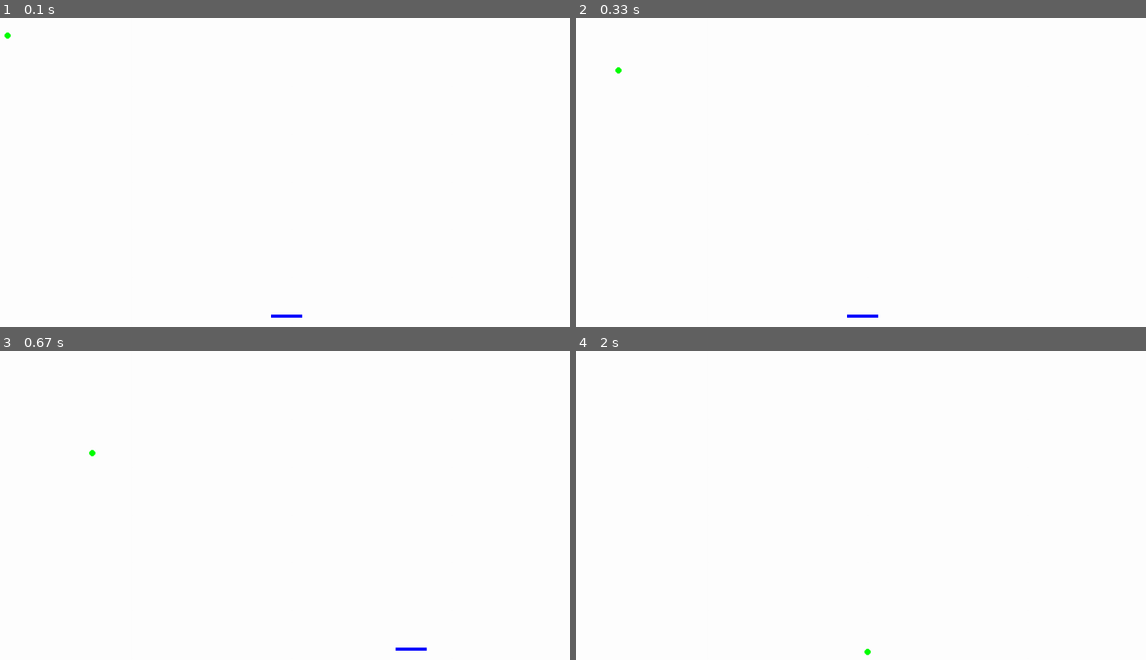
Above: before the commit, frames 1-4 (two rows, left to right).
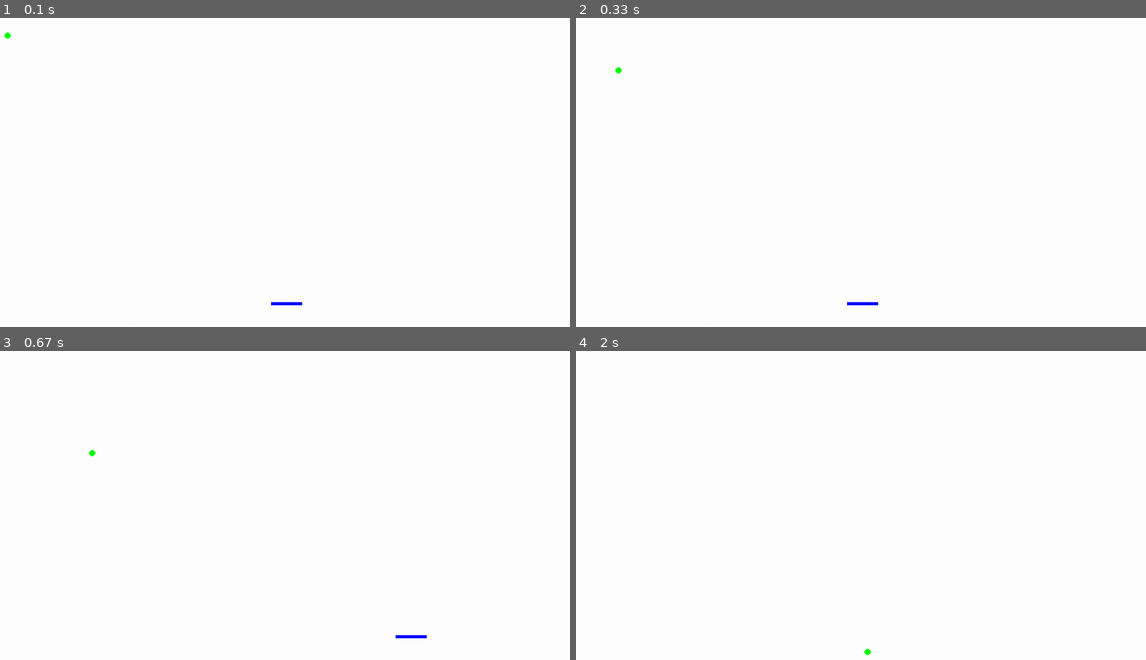
Above: after the commit, the same moments.

Repository: Arcthuruss/breakout
Game: pygame game, started from casse-brique.py
Two runs of this game, one before a commit and one after it. Both use one fixed random seed, a clock stepped at 60 frames per second and the inputs below.
Inputs (mouse positions are in pixels of both pictures, inside the frame that each line leads up to):
- Up to frame 1 (0.1 s): no input
- Up to frame 2 (0.33 s): no input
- Up to frame 3 (0.67 s): hold Right from 0.33 s (still down); move the mouse to (250, 505) at 0.37 s
- Up to frame 4 (2 s): release Right at 0.8 s; hold Up 0.83-1.13 s; hold Right 1.17-1.63 s

The runs differ from the first frame. In frame 1, 0.1% of the frame differs, in the area x 47-54%, y 91-97%; in frame 2, 0.1%; in frame 3, 0.1%, in the area x 69-75%, y 91-97%; in frame 4, nothing differs.

Commit message:
modified height of the bar

Diff:
--- a/casse-brique.py
+++ b/casse-brique.py
@@ -12,7 +12,7 @@
 
 fenetre = ouvrir_fenetre(largeur_fenetre, hauteur_fenetre)
 balle=Balle()
-raquette=Raquette(largeur_fenetre//2,hauteur_fenetre-20)
+raquette=Raquette(largeur_fenetre//2,hauteur_fenetre-40)
 #shut the fuck up
 pygame.mixer.music.play()
 while difficulty.lives :
